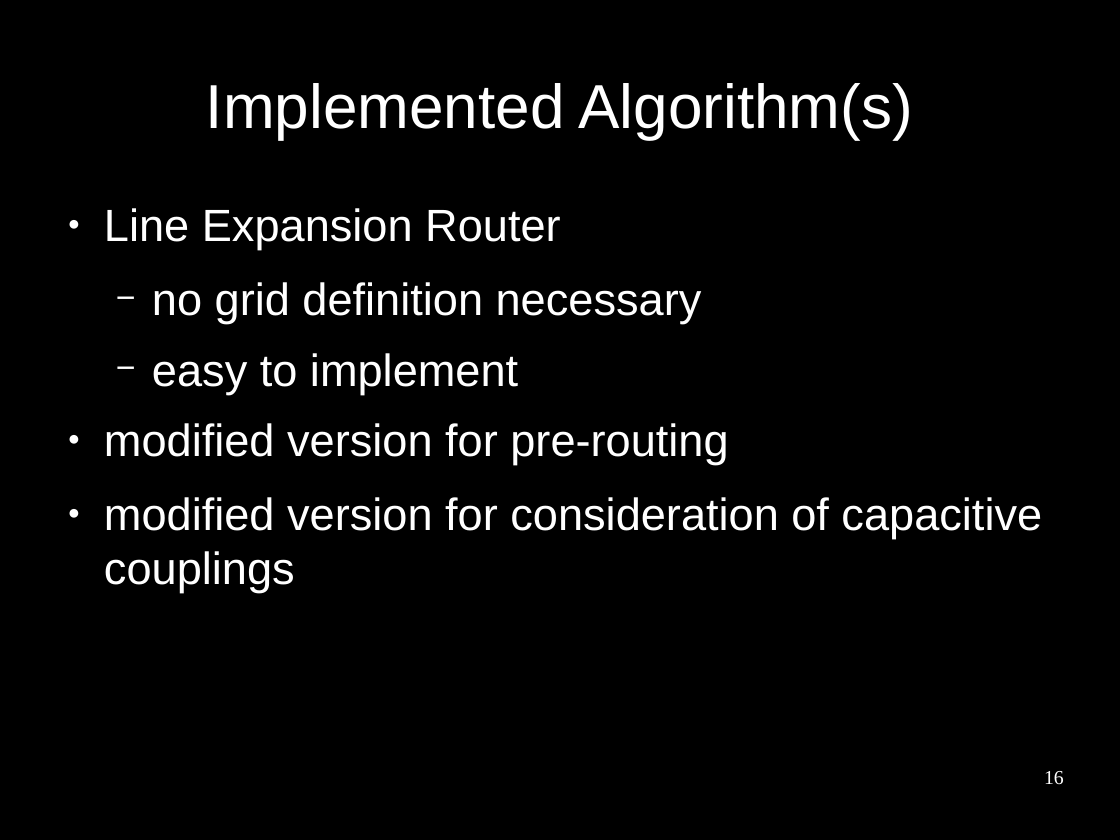
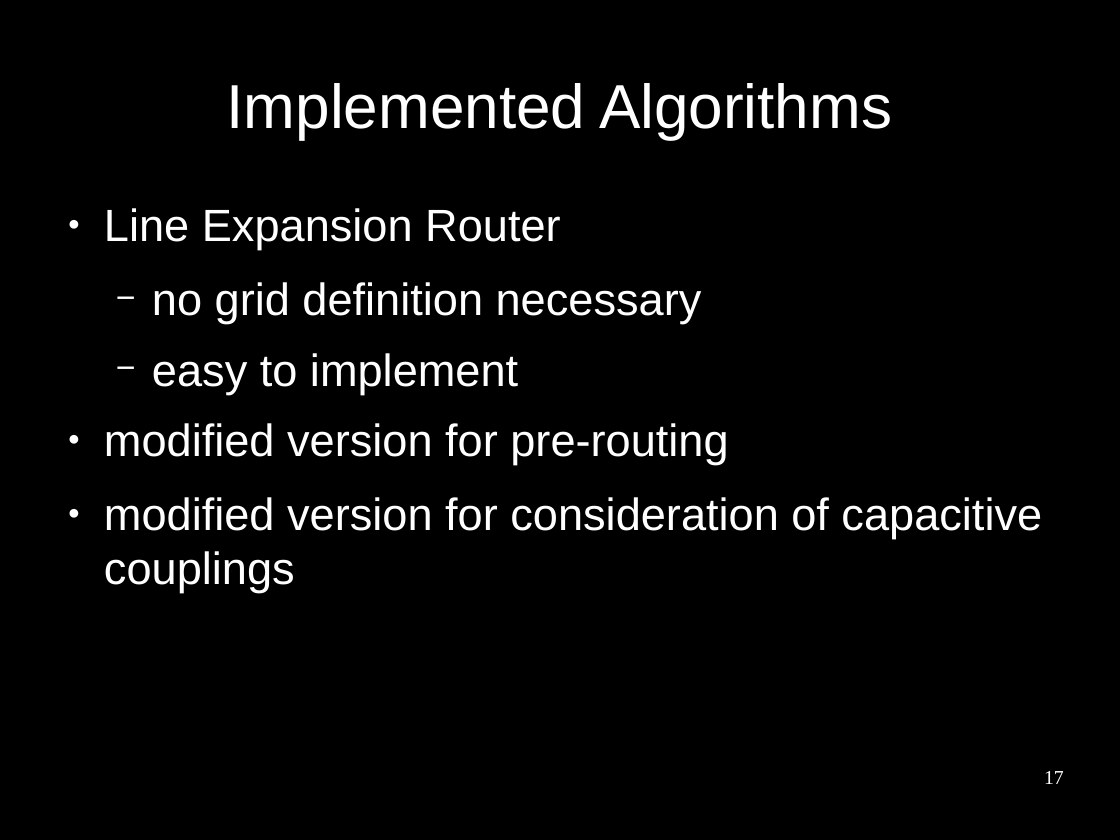
Before and after one commit to benediktibk/bachelorthesis, a slide deck: slide 17 of presentation.odp (slide 16 before the commit). Drawn at 1120x840 pixels with LibreOffice and Linux fonts; fonts in the diff are those of the drawing; background and template pictures are left out. Boxes give left, top, right and bottom in pixels: in the first picture for what was removed or moved away, otherwise in the second. Text is boxed around its words. In the diff, an @@ line names an element or a change of style, - is before the commit and + after.

```diff
--- a/presentation.odp
+++ b/presentation.odp
@@ title at (227, 83, 892, 139): text changed @@
-Implemented Algorithm(s)
+Implemented Algorithms
@@ page number at (1044, 771, 1064, 784): text changed @@
-16
+17
```
Also in this commit, not shown: 21 other slides changed, 2 slides added.
